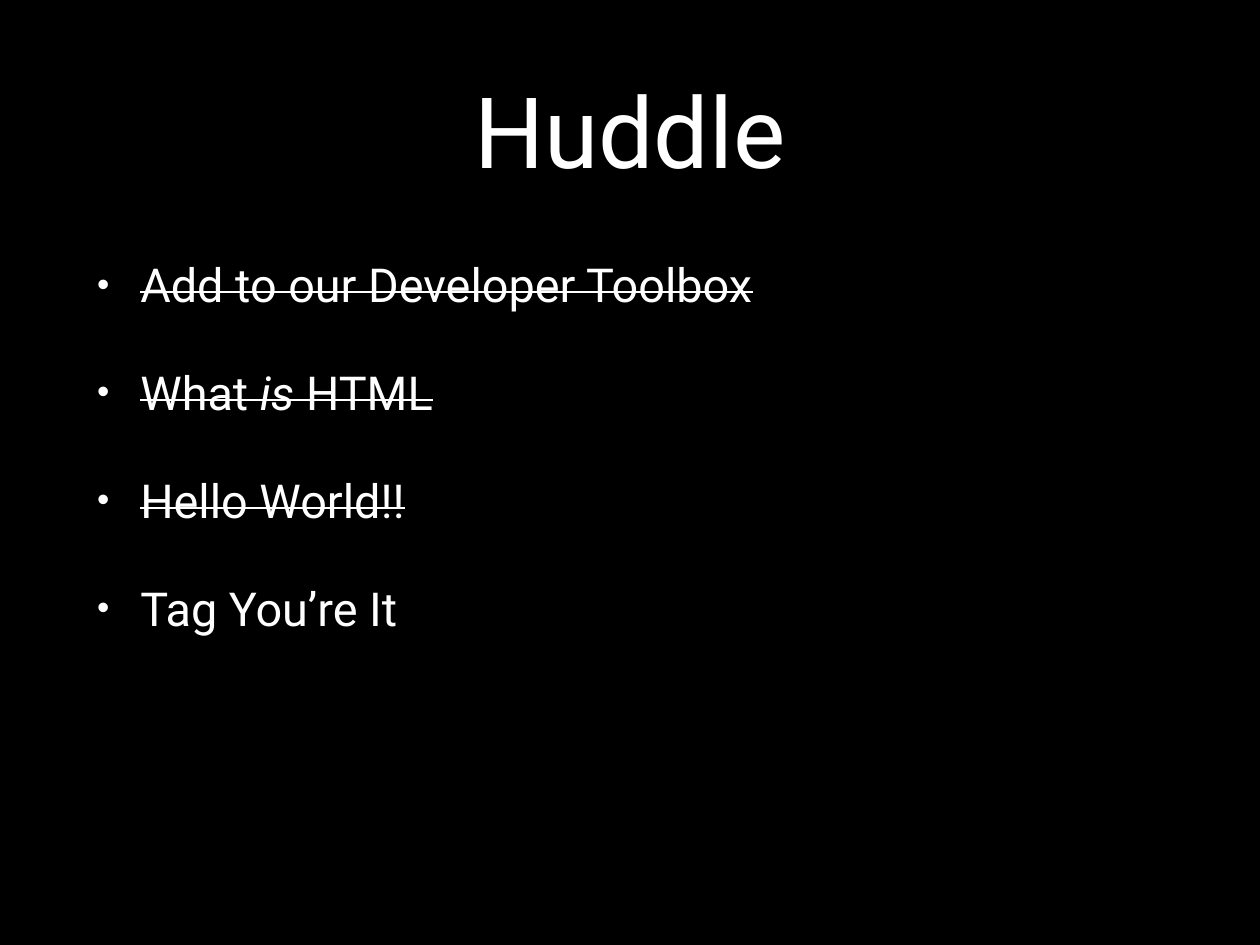
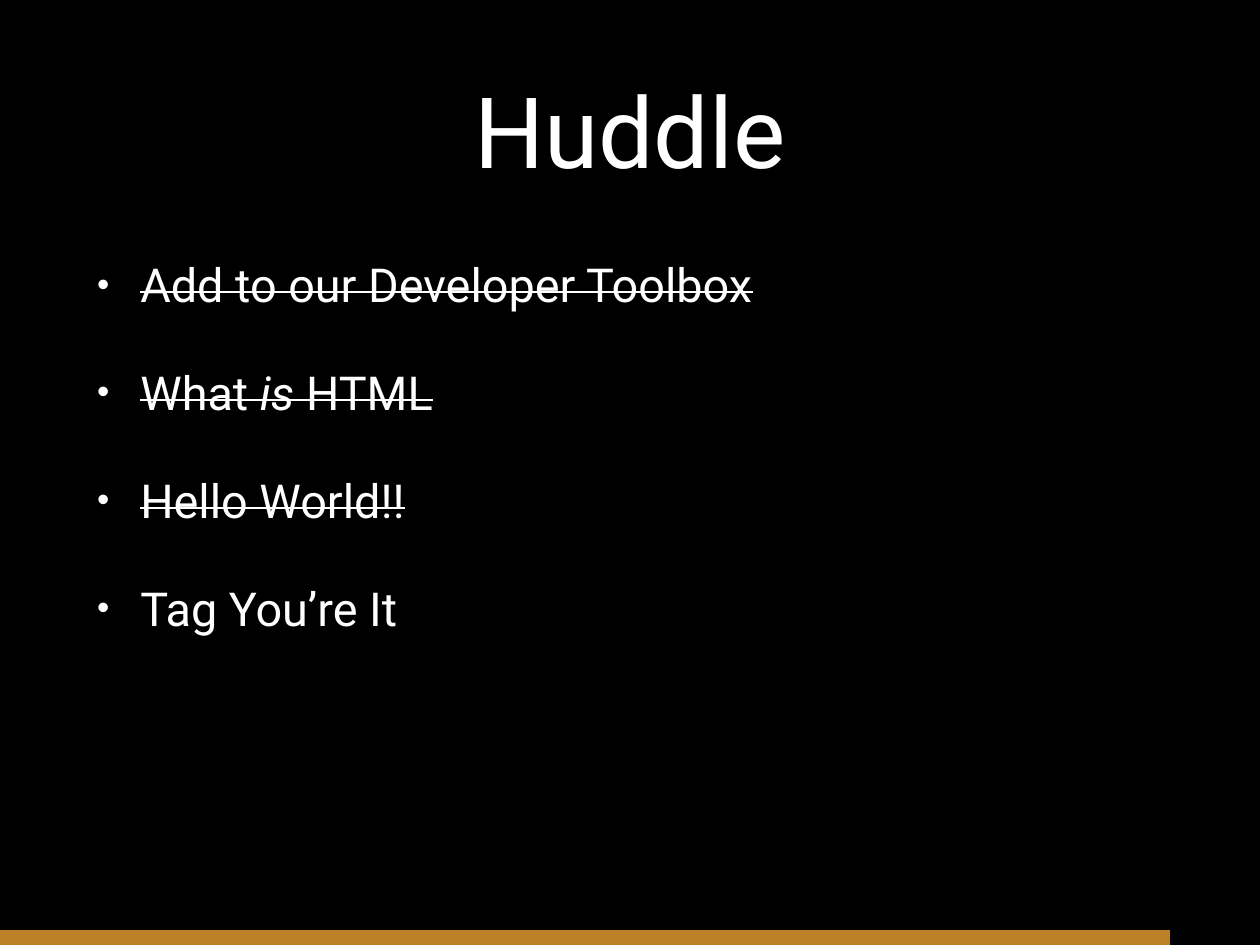
Before and after one commit to D-Code-DL/Slides, a slide deck: slide 52 of Class Presentations/Day2 JS Class.pptx. Drawn at 1260x945 pixels with LibreOffice and Linux fonts; fonts in the diff are those of the drawing. Boxes give left, top, right and bottom in pixels: in the first picture for what was removed or moved away, otherwise in the second. Text is boxed around its words. In the diff, an @@ line names an element or a change of style, - is before the commit and + after.

```diff
--- a/Class Presentations/Day2 JS Class.pptx
+++ b/Class Presentations/Day2 JS Class.pptx
@@ rectangle added at [0,930,1171,945], fill #BC8027 @@
```
Also in this commit, not shown: 55 other slides changed.
